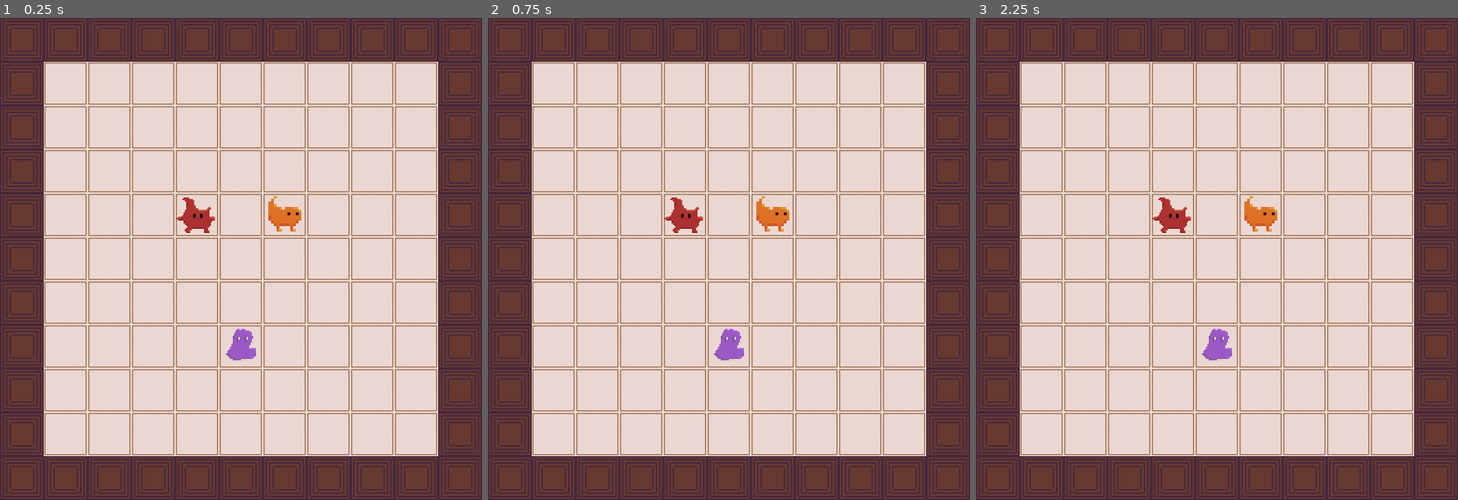
Above: before the commit, frames 1-3 (left to right).
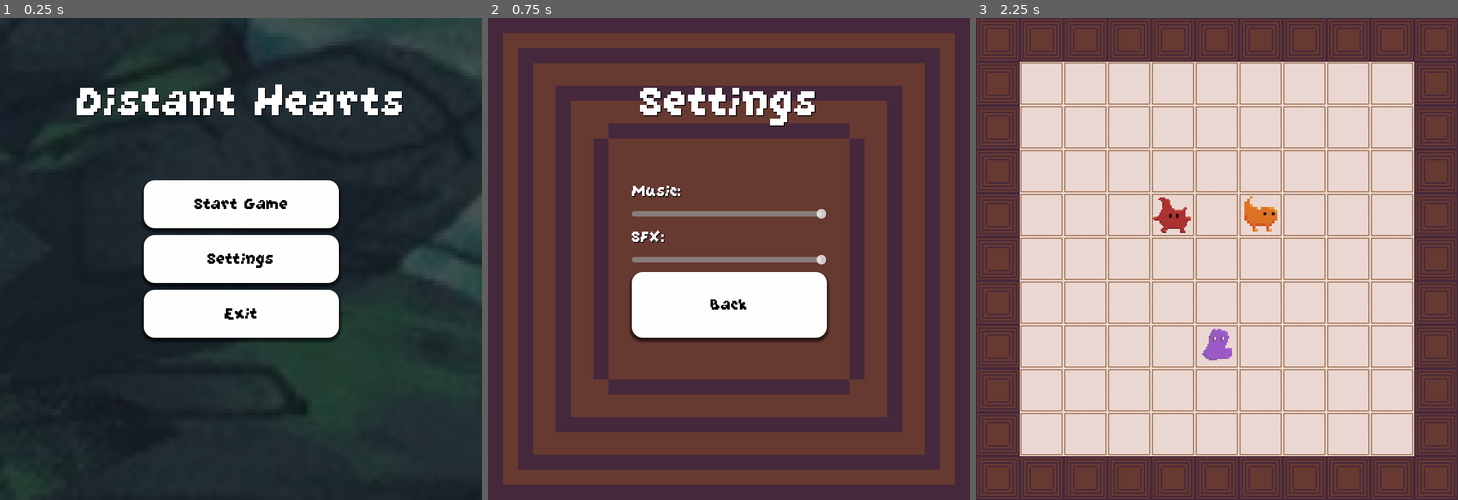
Above: after the commit, the same moments.

Repository: CarolineRoemer1998/MD1_Game
Game: Godot game, scene res://Scenes/Menu/MainMenu.tscn
Two runs of this game, one before a commit and one after it. Both use one fixed random seed, a clock stepped at 60 frames per second and the inputs below. Before the commit the project starts from res://Scenes/game.tscn.
Inputs (mouse positions are in pixels of both pictures, inside the frame that each line leads up to):
- Up to frame 1 (0.25 s): no input
- Up to frame 2 (0.75 s): click (729, 259) at 0.5 s, where only the run after the commit has a clickable "Settings"
- Up to frame 3 (2.25 s): click (1217, 307) at 1.25 s, where only the run after the commit has a clickable "Back"; click (1217, 205) at 2 s, where only the run after the commit has a clickable "Start Game"

The runs differ from the first frame. In frame 1, 100% of the frame differs, in the area x 0-100%, y 0-100%; in frame 2, 82%; in frame 3, nothing differs.

Commit message:
SettingsScene volumeslidier and golobal secene switcher

Diff:
--- a/Scenes/MainMenu.tscn
+++ b/Scenes/Menu/MainMenu.tscn
@@ -1,11 +1,11 @@
 [gd_scene load_steps=9 format=3 uid="uid://cglpr8l7nytcg"]
 
-[ext_resource type="Script" uid="uid://bnbypousm8hex" path="res://Scenes/main_menu.gd" id="1_8saeu"]
-[ext_resource type="Texture2D" uid="uid://btuh4pmu70j77" path="res://Sprites/Tile.png" id="1_853f1"]
-[ext_resource type="FontFile" uid="uid://d3id6ewnchky" path="res://Fonts/GrapeSoda.ttf" id="2_8saeu"]
+[ext_resource type="Script" uid="uid://bnbypousm8hex" path="res://Scripts/main_menu.gd" id="1_35riq"]
+[ext_resource type="Texture2D" uid="uid://btuh4pmu70j77" path="res://Sprites/Tile.png" id="2_p4pvn"]
+[ext_resource type="FontFile" uid="uid://d3id6ewnchky" path="res://Fonts/GrapeSoda.ttf" id="3_s3ie0"]
 
 [sub_resource type="StyleBoxTexture" id="StyleBoxTexture_ghw46"]
-texture = ExtResource("1_853f1")
+texture = ExtResource("2_p4pvn")
 modulate_color = Color(0.32549, 0.32549, 0.32549, 1)
 
 [sub_resource type="StyleBoxEmpty" id="StyleBoxEmpty_853f1"]
@@ -44,7 +44,7 @@
 anchor_bottom = 1.0
 grow_horizontal = 2
 grow_vertical = 2
-script = ExtResource("1_8saeu")
+script = ExtResource("1_35riq")
 
 [node name="Panel" type="Panel" parent="."]
 layout_mode = 1
--- /dev/null
+++ b/Scenes/Menu/Settings.tscn
@@ -0,0 +1,143 @@
+[gd_scene load_steps=11 format=3 uid="uid://hpxk1smna33t"]
+
+[ext_resource type="Texture2D" uid="uid://bc2x0bds0iivm" path="res://Sprites/Wall.png" id="1_312i6"]
+[ext_resource type="Script" uid="uid://c8cn18kkxej2q" path="res://Scenes/Menu/settings.gd" id="1_ng16n"]
+[ext_resource type="FontFile" uid="uid://d3id6ewnchky" path="res://Fonts/GrapeSoda.ttf" id="2_lnv33"]
+[ext_resource type="PackedScene" uid="uid://c7xbrqq8jp67b" path="res://Scenes/Menu/VolumeSlider.tscn" id="3_lnv33"]
+[ext_resource type="AudioStream" uid="uid://bsx3skhivxvr3" path="res://Sounds/mixkit-sweet-kitty-meow-93.wav" id="5_7rr2e"]
+
+[sub_resource type="StyleBoxTexture" id="StyleBoxTexture_ng16n"]
+texture = ExtResource("1_312i6")
+
+[sub_resource type="StyleBoxEmpty" id="StyleBoxEmpty_7rr2e"]
+
+[sub_resource type="StyleBoxFlat" id="StyleBoxFlat_f2des"]
+bg_color = Color(0.282737, 0.276598, 0.269531, 0.996078)
+corner_radius_top_left = 16
+corner_radius_top_right = 16
+corner_radius_bottom_right = 16
+corner_radius_bottom_left = 16
+shadow_size = 5
+shadow_offset = Vector2(0, 3.5)
+
+[sub_resource type="StyleBoxFlat" id="StyleBoxFlat_os8bt"]
+bg_color = Color(0.674316, 0.666508, 0.64531, 0.996078)
+corner_radius_top_left = 16
+corner_radius_top_right = 16
+corner_radius_bottom_right = 16
+corner_radius_bottom_left = 16
+shadow_size = 5
+shadow_offset = Vector2(0, 3.5)
+
+[sub_resource type="StyleBoxFlat" id="StyleBoxFlat_dps5m"]
+bg_color = Color(1, 1, 0.996078, 0.996078)
+corner_radius_top_left = 16
+corner_radius_top_right = 16
+corner_radius_bottom_right = 16
+corner_radius_bottom_left = 16
+shadow_size = 5
+shadow_offset = Vector2(0, 3.5)
+
+[node name="Settings" type="Control"]
+layout_mode = 3
+anchors_preset = 15
+anchor_right = 1.0
+anchor_bottom = 1.0
+grow_horizontal = 2
+grow_vertical = 2
+script = ExtResource("1_ng16n")
+
+[node name="Panel" type="Panel" parent="."]
+layout_mode = 1
+anchors_preset = 15
+anchor_right = 1.0
+anchor_bottom = 1.0
+grow_horizontal = 2
+grow_vertical = 2
+theme_override_styles/panel = SubResource("StyleBoxTexture_ng16n")
+
+[node name="VBoxContainer" type="VBoxContainer" parent="."]
+layout_mode = 1
+anchors_preset = 8
+anchor_left = 0.5
+anchor_top = 0.5
+anchor_right = 0.5
+anchor_bottom = 0.5
+offset_left = -142.0
+offset_top = -115.0
+offset_right = 143.0
+offset_bottom = 115.0
+grow_horizontal = 2
+grow_vertical = 2
+theme_override_constants/separation = 10
+
+[node name="Music" type="Label" parent="VBoxContainer"]
+layout_mode = 2
+theme_override_colors/font_shadow_color = Color(0, 0, 0, 1)
+theme_override_fonts/font = ExtResource("2_lnv33")
+theme_override_font_sizes/font_size = 30
+text = "Music:"
+vertical_alignment = 1
+
+[node name="MusicSlider" parent="VBoxContainer" instance=ExtResource("3_lnv33")]
+layout_mode = 2
+bus_name = "music"
+
+[node name="SFX" type="Label" parent="VBoxContainer"]
+layout_mode = 2
+theme_override_colors/font_shadow_color = Color(0, 0, 0, 1)
+theme_override_fonts/font = ExtResource("2_lnv33")
+theme_override_font_sizes/font_size = 30
+text = "SFX:"
+vertical_alignment = 1
+
+[node name="SFXSlider" parent="VBoxContainer" instance=ExtResource("3_lnv33")]
+layout_mode = 2
+bus_name = "sfx"
+
+[node name="Back" type="Button" parent="VBoxContainer"]
+layout_mode = 2
+size_flags_vertical = 3
+theme_override_colors/font_hover_pressed_color = Color(0, 0, 0, 1)
+theme_override_colors/font_hover_color = Color(0, 0, 0, 1)
+theme_override_colors/font_color = Color(0, 0, 0, 1)
+theme_override_colors/font_focus_color = Color(0, 0, 0, 1)
+theme_override_colors/font_pressed_color = Color(0, 0, 0, 1)
+theme_override_fonts/font = ExtResource("2_lnv33")
+theme_override_font_sizes/font_size = 30
+theme_override_styles/focus = SubResource("StyleBoxEmpty_7rr2e")
+theme_override_styles/hover_pressed = SubResource("StyleBoxFlat_f2des")
+theme_override_styles/hover = SubResource("StyleBoxFlat_os8bt")
+theme_override_styles/pressed = SubResource("StyleBoxFlat_f2des")
+theme_override_styles/normal = SubResource("StyleBoxFlat_dps5m")
+text = "Back"
+
+[node name="Settings" type="Label" parent="."]
+layout_mode = 1
+anchors_preset = 5
+anchor_left = 0.5
+anchor_right = 0.5
+offset_left = -228.0
+offset_top = 82.0
+offset_right = 228.0
+offset_bottom = 157.0
+grow_horizontal = 2
+theme_override_colors/font_shadow_color = Color(0, 0, 0, 1)
+theme_override_fonts/font = ExtResource("2_lnv33")
+theme_override_font_sizes/font_size = 80
+text = "Settings"
+horizontal_alignment = 1
+vertical_alignment = 1
+
+[node name="AudioStreamPlayer" type="AudioStreamPlayer" parent="."]
+stream = ExtResource("5_7rr2e")
+autoplay = true
+bus = &"music"
+
+[node name="AudioStreamPlayer2" type="AudioStreamPlayer" parent="."]
+stream = ExtResource("5_7rr2e")
+pitch_scale = 3.58
+autoplay = true
+bus = &"sfx"
+
+[connection signal="pressed" from="VBoxContainer/Back" to="." method="_on_back_pressed"]
--- /dev/null
+++ b/Scenes/Menu/VolumeSlider.tscn
@@ -0,0 +1,10 @@
+[gd_scene load_steps=2 format=3 uid="uid://c7xbrqq8jp67b"]
+
+[ext_resource type="Script" uid="uid://bbvrjcfnqe6f5" path="res://Scenes/Menu/volume_slider.gd" id="1_s3n2w"]
+
+[node name="volumeSlider" type="HSlider"]
+offset_right = 8.0
+offset_bottom = 16.0
+max_value = 1.0
+step = 0.001
+script = ExtResource("1_s3n2w")
--- /dev/null
+++ b/Scenes/Menu/settings.gd
@@ -0,0 +1,5 @@
+extends Control
+
+
+func _on_back_pressed() -> void:
+	SceneSwitcher.switch_scene("res://Scenes/Menu/MainMenu.tscn")
--- /dev/null
+++ b/Scenes/Menu/volume_slider.gd
@@ -0,0 +1,19 @@
+extends HSlider
+
+@export
+var bus_name: String
+var bus_index: int
+
+func _ready() -> void:
+	bus_index = AudioServer.get_bus_index(bus_name.to_lower())
+	value_changed.connect(_on_value_changed)
+
+	value = db_to_linear(
+		AudioServer.get_bus_volume_db(bus_index)
+	)
+
+func _on_value_changed(vaule: float) -> void:
+	AudioServer.set_bus_volume_db(
+		bus_index,
+		linear_to_db(value)
+	)
--- a/Scenes/main_menu.gd
+++ b/Scripts/main_menu.gd
@@ -2,11 +2,11 @@
 
 
 func _on_start_pressed() -> void:
-	get_tree().change_scene_to_file("res://Scenes/game.tscn")
+	SceneSwitcher.switch_scene("res://Scenes/game.tscn")
 
 
 func _on_stettings_pressed() -> void:
-	pass # Replace with function body.
+	SceneSwitcher.switch_scene("res://Scenes/Menu/Settings.tscn")
 
 
 func _on_exit_pressed() -> void:
--- /dev/null
+++ b/Scripts/scene_switcher.gd
@@ -0,0 +1,16 @@
+extends Node
+
+var current_scene = null
+func _ready() -> void:
+	var root = get_tree().root
+	current_scene = root.get_child(root.get_child_count() - 1)
+
+func switch_scene(res_path):
+	call_deferred("_deferred_switch_scene", res_path)
+
+func _deferred_switch_scene(res_path):
+	current_scene.free()
+	var s = load(res_path)
+	current_scene = s.instantiate()
+	get_tree().root.add_child(current_scene)
+	get_tree().current_scene = current_scene
--- /dev/null
+++ b/default_bus_layout.tres
@@ -0,0 +1,15 @@
+[gd_resource type="AudioBusLayout" format=3 uid="uid://b6qkh4sbke1po"]
+
+[resource]
+bus/1/name = &"music"
+bus/1/solo = false
+bus/1/mute = false
+bus/1/bypass_fx = false
+bus/1/volume_db = 0.0
+bus/1/send = &"Master"
+bus/2/name = &"sfx"
+bus/2/solo = false
+bus/2/mute = false
+bus/2/bypass_fx = false
+bus/2/volume_db = 0.0
+bus/2/send = &"Master"
--- a/project.godot
+++ b/project.godot
@@ -11,13 +11,14 @@
 [application]
 
 config/name="MD1_Game"
-run/main_scene="res://Scenes/game.tscn"
+run/main_scene="uid://cglpr8l7nytcg"
 config/features=PackedStringArray("4.4", "GL Compatibility")
 config/icon="res://icon.svg"
 
 [autoload]
 
 Globals="*res://Scripts/globals.gd"
+SceneSwitcher="*res://Scripts/scene_switcher.gd"
 
 [display]
 
Not shown: 4 places in Scenes/Menu/MainMenu.tscn that only renumber resources
Not shown, added: Scenes/Menu/settings.gd.uid
Not shown, added: Scenes/Menu/volume_slider.gd.uid
Renamed: Scenes/main_menu.gd.uid -> Scripts/main_menu.gd.uid
Not shown, added: Scripts/scene_switcher.gd.uid
Not shown, added: Sounds/mixkit-sweet-kitty-meow-93.wav.import
Not shown, added: Sounds/mixkit-sweet-kitty-meow-93.wav
